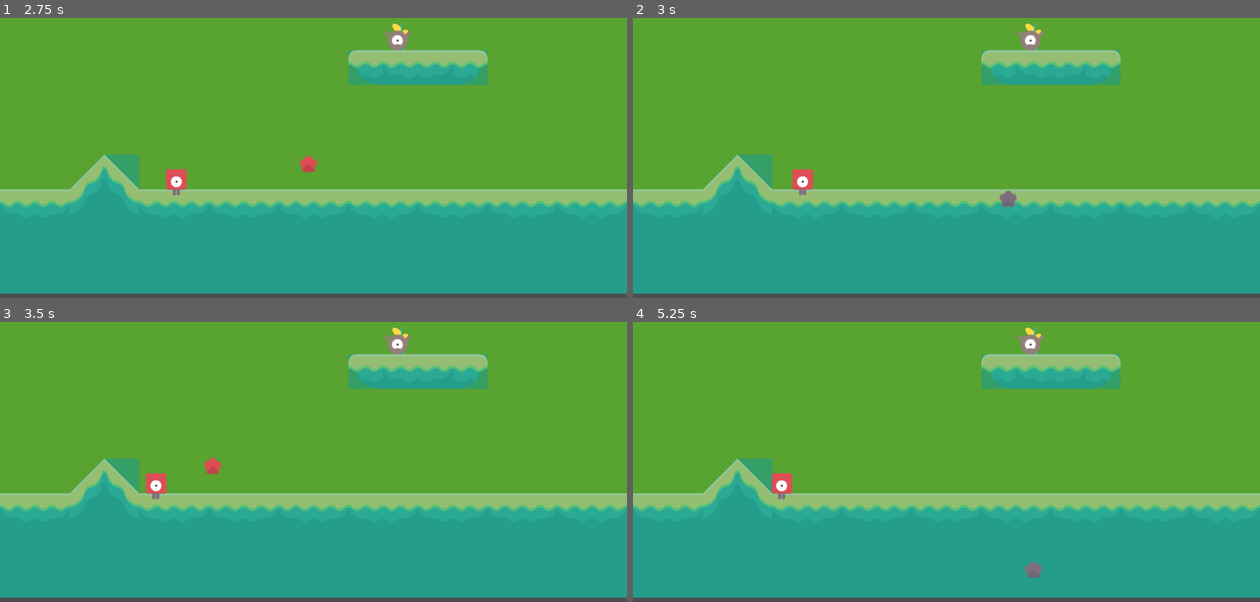
Above: before the commit, frames 1-4 (two rows, left to right).
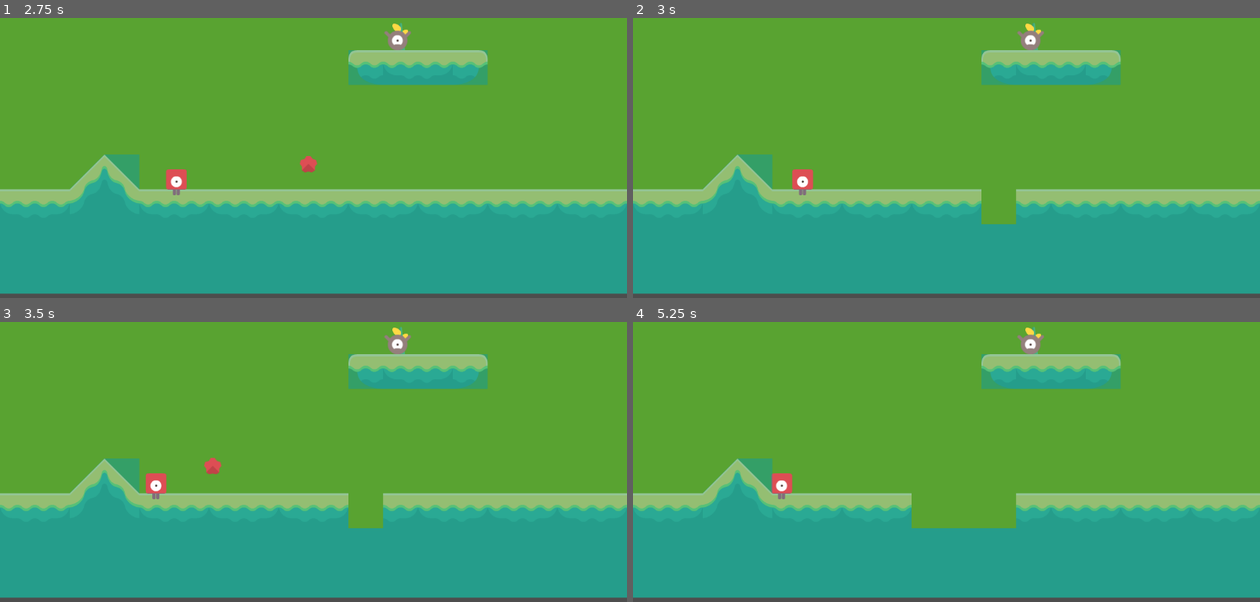
Above: after the commit, the same moments.

Repository: Kimmm-c/gunny-clone
Game: Godot game, scene res://SingleGameModeController/tutorial.tscn
Same seed, same stepped clock (60 frames per second), same inputs: the game is played once before the commit and once after it.
Inputs:
- Up to frame 1 (2.75 s): hold Right (player_moves_right) 0.53-1.28 s; hold Space (shoot) 0.53-1.28 s; hold Left (player_moves_left) 1.28-2.03 s; tap Down (decrease_shooting_angle) at 1.35 s; tap Space (shoot) at 1.55, 2.3 s; hold Right (player_moves_right) from 2.03 s (still down); hold Up (increase_shooting_angle) from 2.03 s (still down)
- Up to frame 2 (3 s): keep holding Right (player_moves_right); release Up (increase_shooting_angle) at 2.78 s; tap Space (shoot) at 2.85 s
- Up to frame 3 (3.5 s): keep holding Right (player_moves_right)
- Up to frame 4 (5.25 s): release Right (player_moves_right) at 3.53 s; hold Space (shoot) 3.53-4.28 s; hold Left (player_moves_left) from 3.53 s (still down); tap Down (decrease_shooting_angle) at 4.35 s; tap Space (shoot) at 4.55 s; hold Up (increase_shooting_angle) from 5.03 s (still down)

Frame 1 is identical in both runs. In frame 2, 0.7% of the frame differs, in the area x 55-62%, y 61-74%; in frame 3, 0.7%; in frame 4, 2.2%, in the area x 44-66%, y 61-92%.

Commit message:
implement damage inflicted on enemies on colliding with stones

Diff:
--- a/Boss/boss.gd
+++ b/Boss/boss.gd
@@ -6,11 +6,15 @@
 @export var health = 25000
 
 
-func _on_body_shape_entered(body_rid: RID, body: Node, body_shape_index: int, local_shape_index: int) -> void:
-	#if collide with stone
-	#reduce health
-	#if health <= 0 after updating, emit boss_is_dead signal
-	if body.name == "stone":
-		health -= body.damage
-		if health <= 0:
-			boss_is_dead.emit()
+func die() -> void:
+	boss_is_dead.emit()
+	queue_free()
+
+#func _on_body_shape_entered(body_rid: RID, body: Node, body_shape_index: int, local_shape_index: int) -> void:
+	##if collide with stone
+	##reduce health
+	##if health <= 0 after updating, emit boss_is_dead signal
+	#if body.name == "stone":
+		#health -= body.damage
+		#if health <= 0:
+			#boss_is_dead.emit()
--- a/Boss/boss.tscn
+++ b/Boss/boss.tscn
@@ -19,5 +19,3 @@
 
 [node name="Sprite2D" type="Sprite2D" parent="."]
 texture = ExtResource("1_0bnu1")
-
-[connection signal="body_shape_entered" from="." to="." method="_on_body_shape_entered"]
--- a/Minion/minion.gd
+++ b/Minion/minion.gd
@@ -15,8 +15,10 @@
 var is_moving = false
 var direction: Vector2
 
+
 func _ready() -> void:
 	add_to_group("minions")
+
 
 func _physics_process(delta: float) -> void:
 	velocity.y += GRAVITY * delta
@@ -40,33 +42,23 @@
 	direction = (target_position - global_position).normalized()
 	is_moving = true
 
+
 func stop() -> void:
 	is_moving = false
 	velocity = Vector2.ZERO
 	$FrameCounter.stop()
 	$FrameCounter.reset_counter()
 
+
 func attack() -> void:
 	hit_player.emit(damage)
 	play_attack_animation()
+
 
 func play_attack_animation() -> void:
 	#change sprite to attack (left/right) based on the character position
 	pass
 
 
-#func _on_body_shape_entered(body_rid: RID, body: Node, body_shape_index: int, local_shape_index: int) -> void:
-	##if collide with player
-	#if body.name == "Player":
-	##emit hit_player signal
-		#hit_player.emit(damage)
-		#play_attack_animation()
-	#
-	#
-	##if collide with stone
-	##reduce health
-	##if health <= 0 after updating, free the node
-	#elif body.name == "stone":
-		#health -= body.damage
-		#if health <= 0:
-			#queue_free()
+func die() -> void:
+	queue_free()
--- a/Shot/shot.gd
+++ b/Shot/shot.gd
@@ -4,7 +4,6 @@
 @export var shooting_power = 0.0
 @export var shooting_angle = 30
 var power_is_increasing = true
-var is_listening = true
 
 func _physics_process(delta: float) -> void:
 	if $FrameCounter.frame_counter:
--- a/SingleGameModeController/tutorial.gd
+++ b/SingleGameModeController/tutorial.gd
@@ -25,12 +25,22 @@
 	print("player is under attack! Remaining health: ", $Player.health)
 
 
-func _on_stone_hit(collider_rid, collider_body) -> void:
+func _on_stone_hit(collider_rid, collider_body, stone) -> void:
 	if collider_body.name == "ground":
 		var ground = $tutorial_level/ground
 		var tile_coord = collider_body.get_coords_for_body_rid(collider_rid)
 
 		ground.erase_cell(tile_coord)
+		stone.delete()
+	elif collider_body.name == "Minion" or collider_body.name == "Boss":
+		print("stone hits ", collider_body.name, ". Health: ", collider_body.health)
+		collider_body.health -= stone.damage
+		if collider_body.health <= 0:
+			collider_body.die()
+		stone.delete()
+	elif collider_body.name == "Player":
+		print("stone hits player. Health: ", collider_body.health)
+		collider_body.health -= stone.damage
 
 
 func shoot() -> void:
@@ -42,7 +52,7 @@
 		var shooting_angle_rad = deg_to_rad($Shot.shooting_angle)
 
 	# Calculate the impulse vector on the angle
-		var impulse_vector = Vector2(cos(shooting_angle_rad), -sin(shooting_angle_rad)) * $Shot.shooting_power * 3000
+		var impulse_vector = Vector2(cos(shooting_angle_rad), -sin(shooting_angle_rad)) * clamp($Shot.shooting_power, 0, 1) * 3000
 
 	#instantiate the stone
 		var stone = stone_scene.instantiate()
@@ -106,3 +116,8 @@
 func _on_minion_timer_timeout() -> void:
 	get_tree().call_group(MINION_GROUP, "stop")
 	start_player_turn()
+
+
+func _on_boss_boss_is_dead() -> void:
+	# End the game
+	pass # Replace with function body.
--- a/SingleGameModeController/tutorial.tscn
+++ b/SingleGameModeController/tutorial.tscn
@@ -37,6 +37,7 @@
 [node name="FrameCounter" parent="." instance=ExtResource("8_8w8t1")]
 
 [connection signal="timeout" from="StoneTimer" to="." method="_on_stone_timer_timeout"]
+[connection signal="boss_is_dead" from="Boss" to="." method="_on_boss_boss_is_dead"]
 [connection signal="shoot" from="Shot" to="." method="_on_player_timer_timeout"]
 [connection signal="timeout" from="PlayerTimer" to="." method="_on_player_timer_timeout"]
 [connection signal="timeout" from="MinionTimer" to="." method="_on_minion_timer_timeout"]
--- a/Stone/stone.gd
+++ b/Stone/stone.gd
@@ -3,11 +3,14 @@
 @export var damage = 1000
 @export var bullets_per_shot = 1
 
-#func _physics_process(delta: float) -> void:
-	#print(get_contact_count())
-signal hit(collider_rid, collider_body)
+
+signal hit(collider_rid, collider_body, stone)
 
 
 func _on_body_shape_entered(body_rid: RID, body: Node, body_shape_index: int, local_shape_index: int) -> void:
-	hit.emit(body_rid, body)
+	hit.emit(body_rid, body, self)
+	#queue_free()
+
+
+func delete() -> void:
 	queue_free()
--- a/Stone/stone.tscn
+++ b/Stone/stone.tscn
@@ -3,11 +3,11 @@
 [ext_resource type="Script" path="res://Stone/stone.gd" id="1_6s6ed"]
 [ext_resource type="Texture2D" uid="uid://blwaggre0qywf" path="res://kenney_abstract-platformer/PNG/Items/redCrystal.png" id="2_rq0vd"]
 
-[sub_resource type="RectangleShape2D" id="RectangleShape2D_xdcmn"]
-size = Vector2(32, 30)
+[sub_resource type="CircleShape2D" id="CircleShape2D_r02es"]
+radius = 13.0
 
 [node name="stone" type="RigidBody2D"]
-collision_mask = 8
+collision_mask = 10
 mass = 0.1
 contact_monitor = true
 max_contacts_reported = 5
@@ -17,7 +17,7 @@
 texture = ExtResource("2_rq0vd")
 
 [node name="CollisionShape2D" type="CollisionShape2D" parent="."]
-shape = SubResource("RectangleShape2D_xdcmn")
+shape = SubResource("CircleShape2D_r02es")
 debug_color = Color(3.85046e-06, 0.595094, 0.720295, 0.52549)
 
 [connection signal="body_entered" from="." to="." method="_on_body_entered"]
